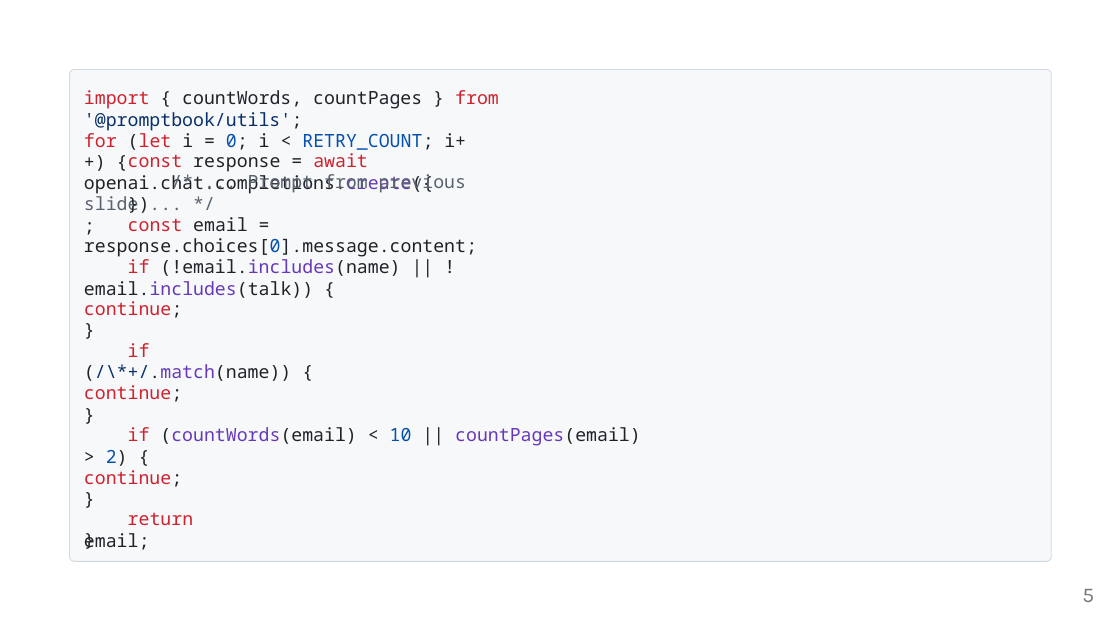
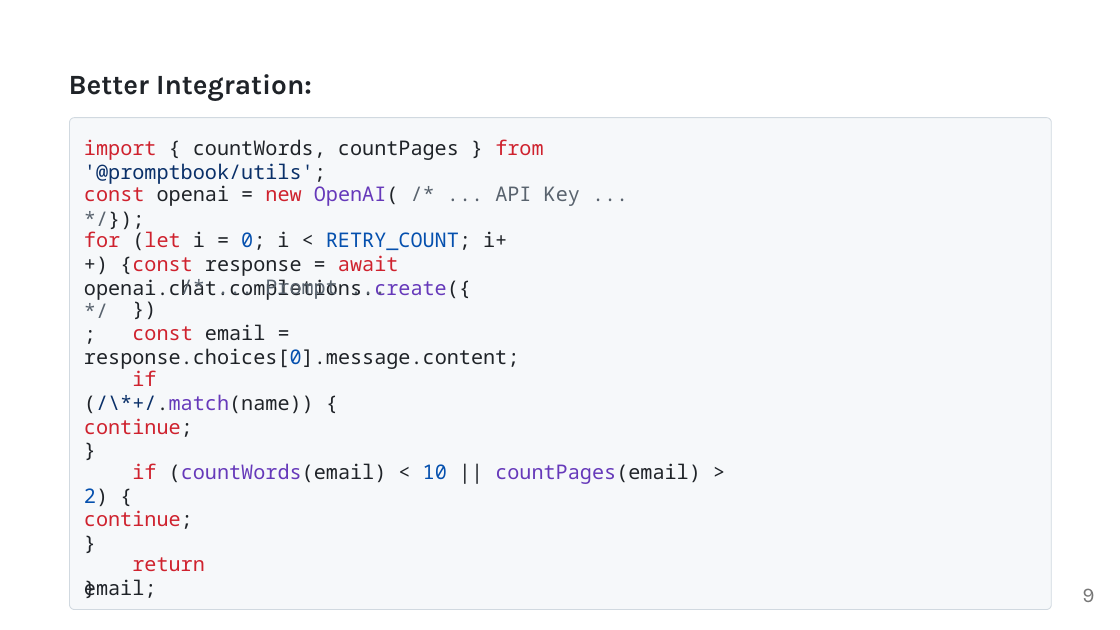
Before and after one commit to webgptorg/slides, a slide deck: slide 9 of Book-2.0.pptx (slide 5 before the commit). Drawn at 1120x630 pixels with LibreOffice and Linux fonts; fonts in the diff are those of the drawing. Boxes give left, top, right and bottom in pixels: in the first picture for what was removed or moved away, otherwise in the second. Text is boxed around its words. In the diff, an @@ line names an element or a change of style, - is before the commit and + after.

```diff
--- a/Book-2.0.pptx
+++ b/Book-2.0.pptx
@@ text added at [69, 74, 312, 101], 23.9 pt, text #1F2328, bold @@
+Better Integration:
@@ text "import { countWords, countPages } ...": place and size @@
-text "import { countWords, countPages } ..." at [84, 90, 499, 131]
+text "import { countWords, countPages } ..." at [84, 139, 543, 184]
@@ text removed at [84, 174, 466, 213] @@
-/* ... Prompt from previous slide ... */
@@ text removed at [84, 192, 154, 211] @@
-});
@@ text added at [84, 182, 580, 206], 17.3 pt, text #59636E @@
+const openai = new OpenAI( /* ... API Key ... */});
@@ text "for (let i = 0; ...": place and size @@
-text "for (let i = 0; ..." at [84, 130, 466, 150]
+text "for (let i = 0; ..." at [84, 228, 507, 250]
@@ text "const response = await openai.chat.completions.create({": place and size @@
-text "const response = await openai.chat.completions.create({" at [84, 153, 433, 194]
+text "const response = await openai.chat.completions.create({" at [84, 255, 471, 300]
@@ text removed at [84, 256, 400, 298] @@
-if (!email.includes(name) || !email.includes(talk)) {
@@ text at [84, 297, 161, 317]: text changed; size 15.6 to 17.3 pt @@
-}
+});
@@ text added at [265, 279, 338, 300], 17.3 pt, text #59636E @@
+/* ... Prompt ... */
@@ text "const email = response.choices[0].message.content;": place and size @@
-text "const email = response.choices[0].message.content;" at [84, 217, 477, 257]
+text "const email = response.choices[0].message.content;" at [84, 324, 519, 369]
@@ text removed at [84, 301, 182, 318] @@
-continue;
@@ text "if (/\*+/.match(name)) {": place and size @@
-text "if (/\*+/.match(name)) {" at [84, 343, 291, 381]
+text "if (/\*+/.match(name)) {" at [84, 370, 314, 414]
@@ text "continue;": place and size @@
-text "continue;" at [84, 385, 182, 402]
+text "continue;" at [84, 418, 193, 437]
@@ text "}": place and size @@
-text "}" at [84, 381, 134, 400]
+text "}" at [84, 413, 139, 433]
@@ text "if (countWords(email) < 10 || ...": place and size @@
-text "if (countWords(email) < 10 || ..." at [106, 427, 641, 466]
+text "if (countWords(email) < 10 || ..." at [84, 463, 701, 507]
@@ text "continue;": place and size @@
-text "continue;" at [84, 470, 182, 487]
+text "continue;" at [84, 510, 193, 529]
@@ text "}": place and size @@
-text "}" at [84, 465, 134, 484]
+text "}" at [84, 506, 139, 526]
@@ text "return email;": place and size @@
-text "return email;" at [84, 512, 193, 550]
+text "return email;" at [84, 557, 205, 598]
@@ size 15.6 to 17.3 pt in 12 elements at [84, 418, 193, 437], [84, 370, 314, 414], [84, 510, 193, 529], [84, 557, 205, 598], [84, 463, 701, 507], [84, 139, 543, 184], [84, 228, 507, 250], [84, 255, 471, 300], [84, 324, 519, 369], [84, 413, 139, 433], [84, 506, 139, 526], [84, 576, 104, 596] @@
@@ 2 freeform shapes, 1 text: place and size @@
-2 freeform shapes, 1 text at [70, 70, 1052, 561]
+2 freeform shapes, 1 text at [70, 118, 1052, 609]
@@ text at [1082, 588, 1094, 602]: text changed @@
-5
+9
```
Also in this commit, not shown: 5 other slides changed, 8 slides added, 2 slides removed, 12 other files.
